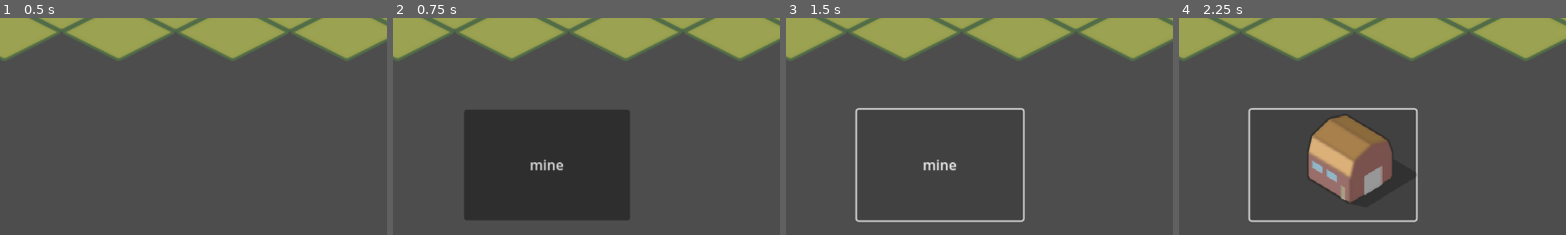
Above: before the commit, frames 1-4 (left to right).
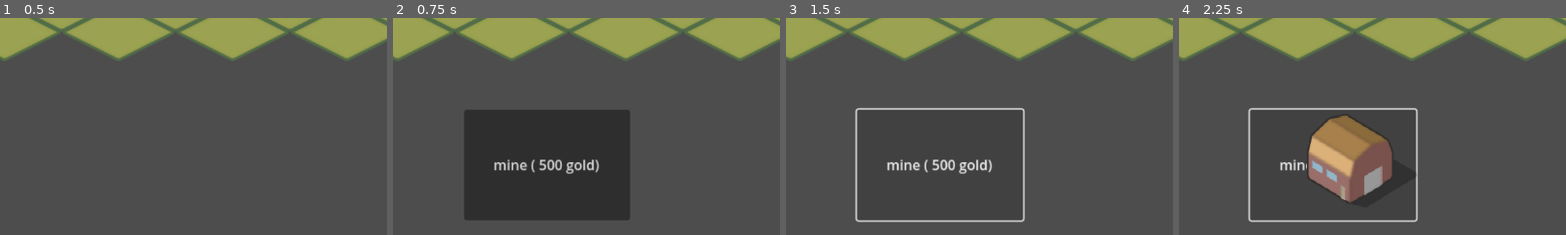
Above: after the commit, the same moments.

Repository: savakujundzic/cats
Game: Godot game, scene res://scenes/main.tscn
Two runs of this game, one before a commit and one after it. Both use one fixed random seed, a clock stepped at 60 frames per second and the inputs below.
Inputs:
- Up to frame 1 (0.5 s): no input
- Up to frame 2 (0.75 s): click "shop" at 0.5 s
- Up to frame 3 (1.5 s): click "mine" (after the commit: "mine ( 500 gold)") at 1.25 s
- Up to frame 4 (2.25 s): click "mine" (after the commit: "mine ( 500 gold)") at 2 s
The pictures show only the part of the screen within x 0-50%, y 50-100%; the shares and areas given below are measured in that part.

Frame 1 is identical in both runs. In frame 2, 0.8% of the frame differs, in the area x 26-54%, y 65-72%; in frame 3, 0.8%; in frame 4, 0.2%.

Commit message:
nothing special

Diff:
--- a/scenes/main.tscn
+++ b/scenes/main.tscn
@@ -53,7 +53,7 @@
 offset_top = 360.0
 offset_right = 268.0
 offset_bottom = 488.0
-text = "mine"
+text = "mine ( 500 gold)"
 
 [node name="exit" type="Button" parent="Camera2D/shop"]
 layout_mode = 0
--- a/scripts/main.gd
+++ b/scripts/main.gd
@@ -7,6 +7,7 @@
 @onready var shop = $Camera2D/shop
 @onready var goldcounter = get_node("Camera2D/gold/gold")
 @onready var shop_button = $Camera2D/shop_button
+@onready var tile_map = $TileMap
 
 func _ready():
 	shop.visible = false
